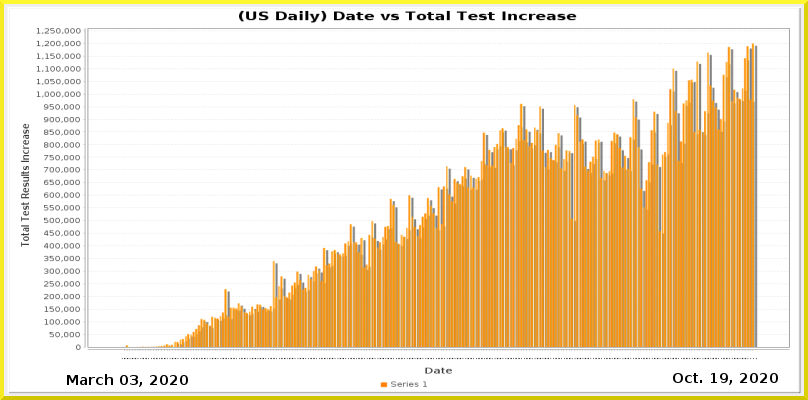
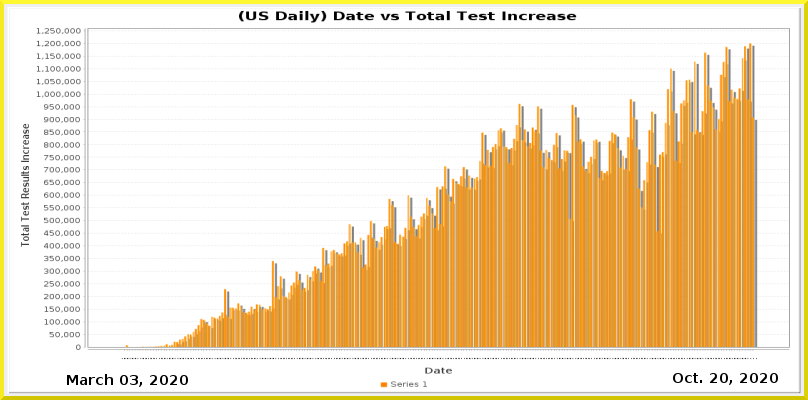
Comparing the layer stacks of the two w=808, h=400 images. Changes:
painted on "Current Date" over [710,373,728,383]
painted on "Date_vs_TestIncrease.png" over [139,43,758,360]
